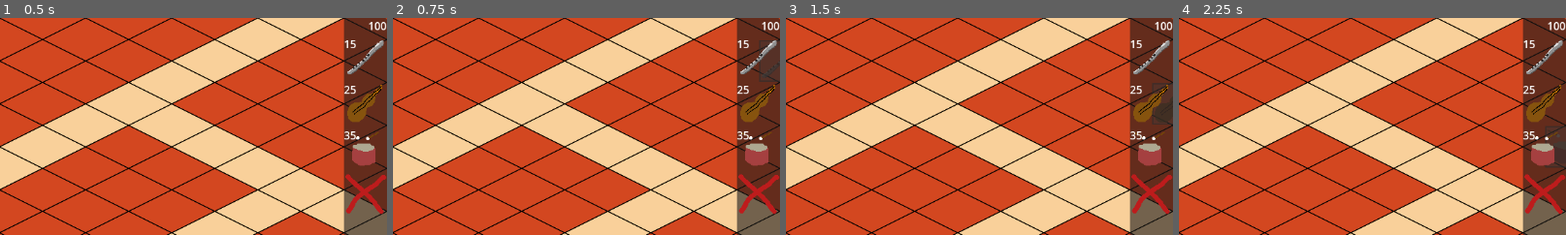
Above: before the commit, frames 1-4 (left to right).
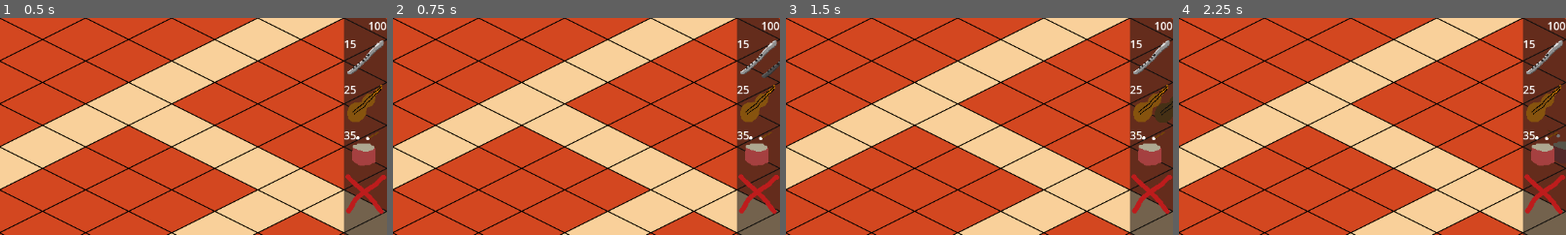
Above: after the commit, the same moments.

Repository: HedgeLizards/lout
Game: Godot game, scene res://scenes/world.tscn
The game is run twice, just before and just after one commit, with the same random seed, the same clock (stepped at 60 frames per second) and the same inputs.
Inputs (mouse positions are % of the whole screen's width and height, from its top left):
- Up to frame 1 (0.5 s): no input
- Up to frame 2 (0.75 s): tap Enter at 0.5 s; move the mouse to (97, 9) at 0.52 s; click (97, 9) at 0.67 s
- Up to frame 3 (1.5 s): tap Space at 1.25 s; move the mouse to (97, 20) at 1.27 s; click (97, 20) at 1.42 s
- Up to frame 4 (2.25 s): tap Enter at 2 s; move the mouse to (97, 30) at 2.02 s; click (97, 30) at 2.17 s
The pictures show only the part of the screen within x 50-100%, y 0-50%; the shares and areas given below are measured in that part.

Frame 1 is identical in both runs. In frame 2, 0.1% of the frame differs, in the area x 94-100%, y 10-30%; in frame 3, 0.1%; in frame 4, 0.1%, in the area x 94-100%, y 50-69%.

Commit message:
darken unbuildable sprite

Diff:
--- a/code/builder.gd
+++ b/code/builder.gd
@@ -2,6 +2,9 @@
 
 var selected: Tower = null
 var tile_position: Vector2i
+
+func _ready() -> void:
+	Culture.culture_changed.connect(func(_culture): try_select(selected))
 
 func try_select(tower: Tower):
 	if tower != null and tower.cost <= Culture.culture:
@@ -22,6 +25,10 @@
 		#var tile_size: Vector2 = Vector2(%Background.tile_set.tile_size) * %Background.scale
 		tile_position = %Grid.to_grid(event.global_position)
 		global_position = %Grid.to_world(tile_position)
+		if $'../Level'.can_build(tile_position):
+			self.modulate = Color.WHITE
+		else:
+			self.modulate = Color(0.5, 0.5, 0.5, 0.3)
 
 func _unhandled_input(event: InputEvent) -> void:
 	if selected != null and event is InputEventMouseButton and event.pressed and event.button_index == 1:
--- a/scenes/world.tscn
+++ b/scenes/world.tscn
@@ -34,10 +34,12 @@
 [node name="Builder" type="Sprite2D" parent="."]
 visible = false
 modulate = Color(0.666667, 0.666667, 0.666667, 0.666667)
+z_index = 1000
 texture = ExtResource("6_i7141")
 script = ExtResource("6_qfnet")
 
 [node name="Sprite2D" type="Sprite2D" parent="Builder"]
+visible = false
 texture = ExtResource("9_7r4gi")
 
 [node name="Projectiles" type="Node2D" parent="."]
